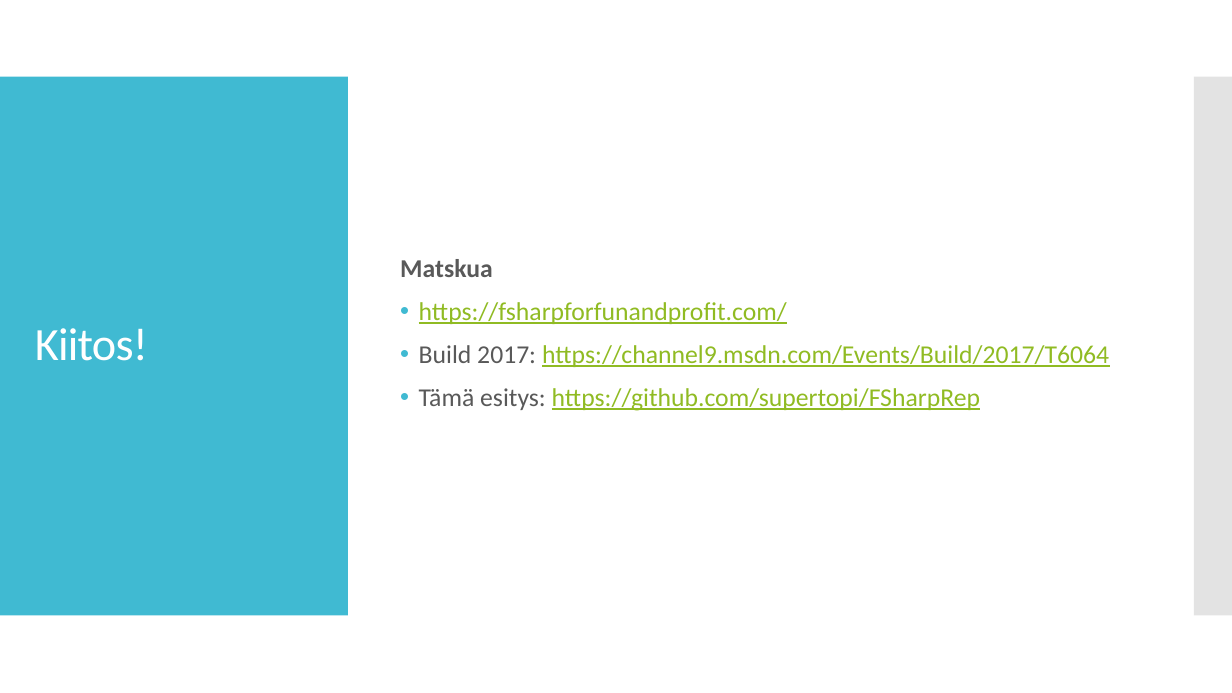
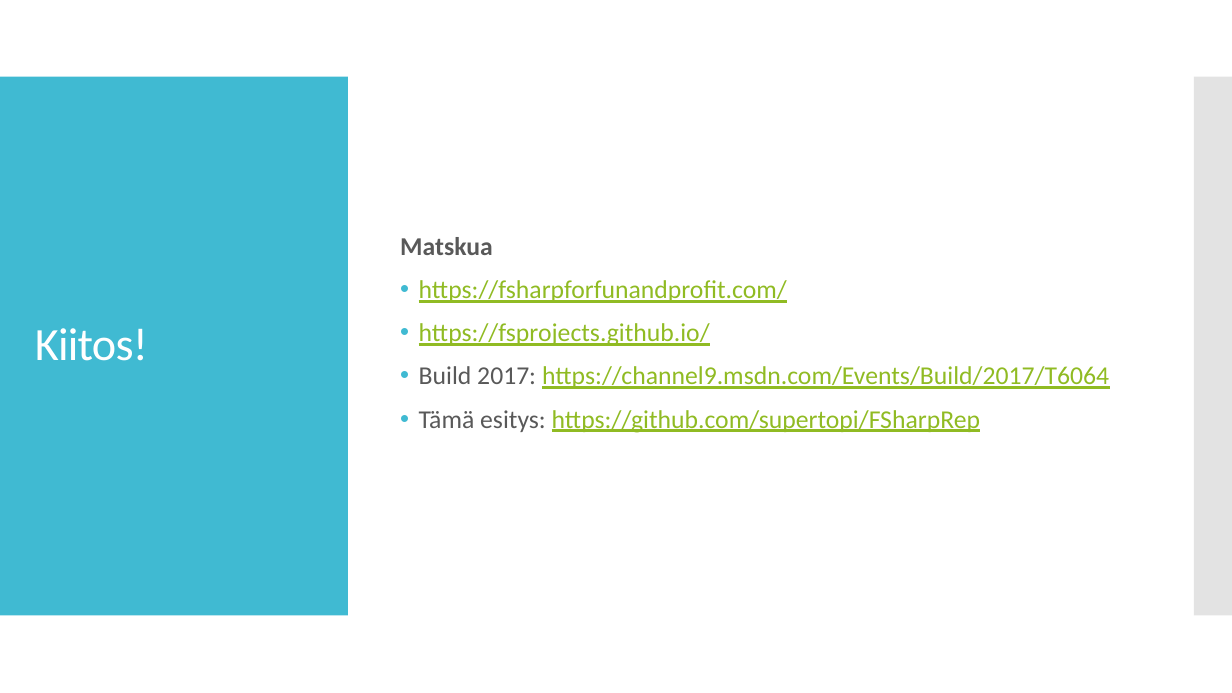
Before and after one commit to supertopi/FSharpRep, a slide deck: slide 9 of F.pptx (slide 8 before the commit). Drawn at 1232x693 pixels with LibreOffice and Linux fonts; fonts in the diff are those of the drawing. Boxes give left, top, right and bottom in pixels: in the first picture for what was removed or moved away, otherwise in the second. Text is boxed around its words. In the diff, an @@ line names an element or a change of style, - is before the commit and + after.

```diff
--- a/F.pptx
+++ b/F.pptx
@@ text at [419, 323, 710, 346]: paragraph added @@
+• https://fsprojects.github.io/
```
Also in this commit, not shown: 3 other slides changed, 1 slide added, 7 other files.
